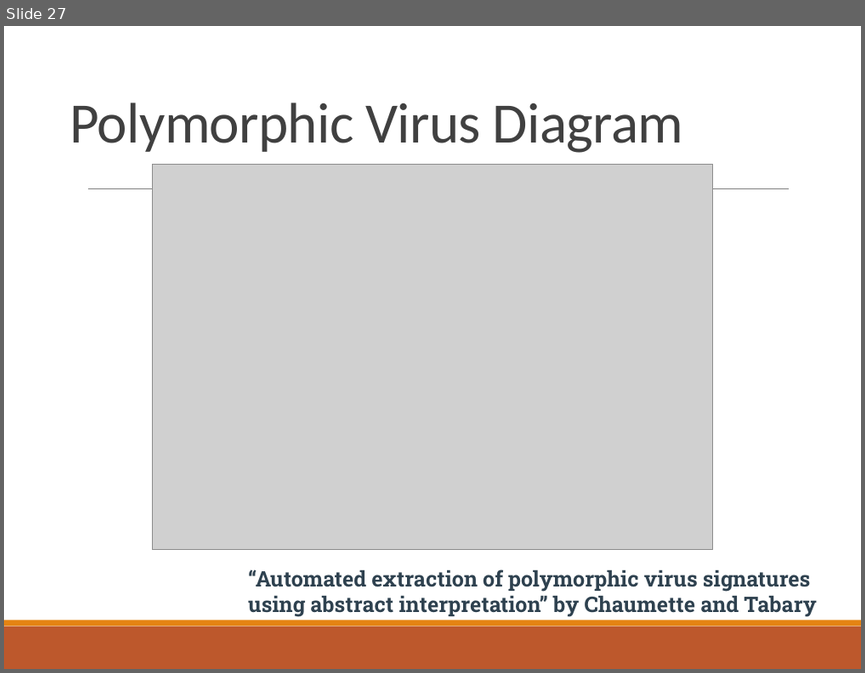
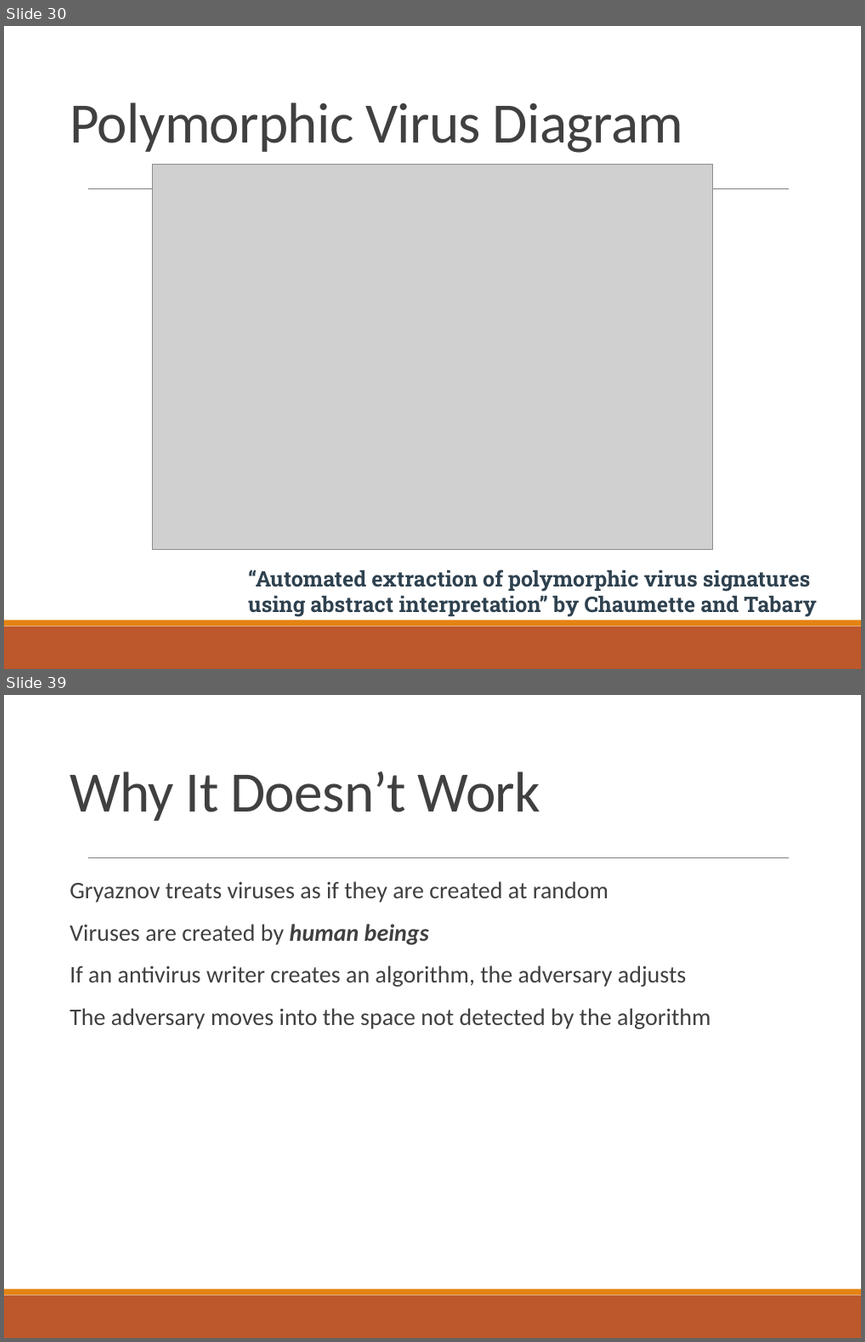
Before and after one commit to CrimsonVista/UTAustin-Courses, a slide deck: 2020fa_cs361s/lectures/20201026_malicious_software.pptx. Shown one above the other, each under a label of ours: slide 27 before the commit, slides 30 and 39 after it; the slides between them are not shown. The pictures are 865x673 and 865x1342 pixels, drawn with LibreOffice and Linux fonts; fonts in the diff are those of the drawing; grey boxes stand for pictures. Boxes give left, top, right and bottom in pixels: in the first picture for what was removed or moved away, otherwise in the second. Text is boxed around its words. In the diff, an @@ line names an element or a change of style, - is before the commit and + after.

```diff
--- a/2020fa_cs361s/lectures/20201026_malicious_software.pptx
+++ b/2020fa_cs361s/lectures/20201026_malicious_software.pptx
@@ slide 39 added at <box>4,695,861,1338</box>, background #FFFFFF; not listed: 3 template elements that a slide beside it also shows @@
@@ title added at <box>69,771,540,821</box>, 48 pt, text #404040 @@
+Why It Doesn’t Work
@@ text added at <box>69,881,710,1029</box>, 20 pt, text #404040 @@
+  Gryaznov treats viruses as if they are created at random
+  Viruses are created by human beings
+  If an antivirus writer creates an algorithm, the adversary adjusts
+  The adversary moves into the space not detected by the algorithm
@@ what was slide 27 is now slide 30 @@
```
Also in this commit, not shown: 4 slides changed, 17 other slides added, 1 slide removed, 1 other file.
